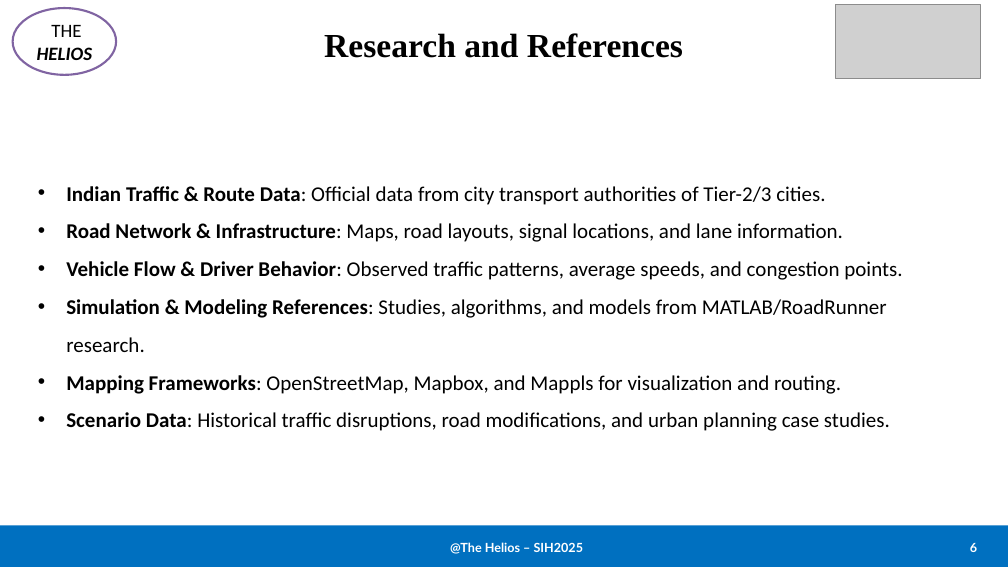
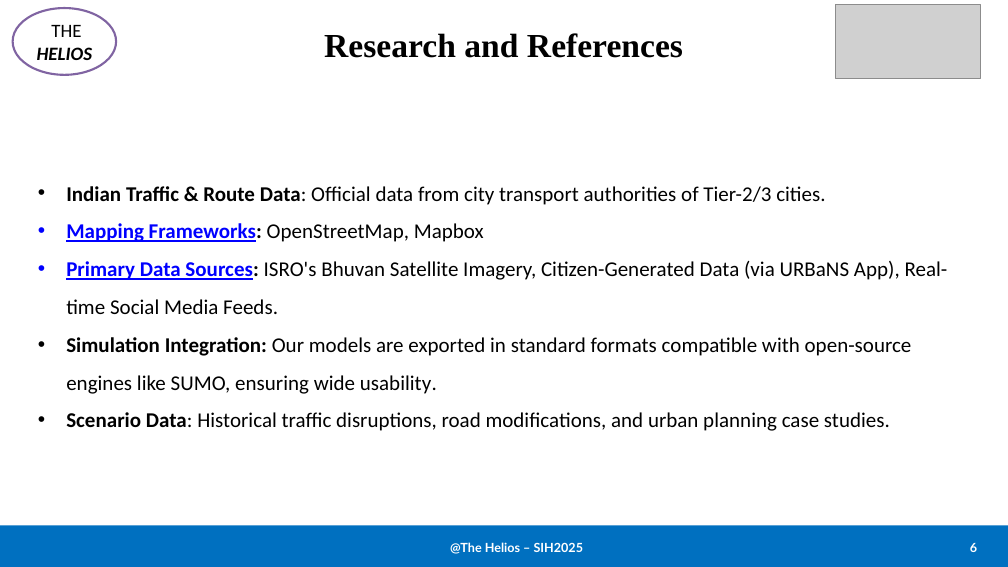
Before and after one commit to vrushal09/URBaNS, a slide deck: slide 6 of Docs/Helios_URBaNS.pptx. Drawn at 1008x567 pixels with LibreOffice and Linux fonts; fonts in the diff are those of the drawing; grey boxes stand for pictures. Boxes give left, top, right and bottom in pixels: in the first picture for what was removed or moved away, otherwise in the second. Text is boxed around its words. In the diff, an @@ line names an element or a change of style, - is before the commit and + after.

```diff
--- a/Docs/Helios_URBaNS.pptx
+++ b/Docs/Helios_URBaNS.pptx
@@ text at [66, 223, 948, 394]: text changed @@
-• Road Network & Infrastructure: Maps, road layouts, signal locations, and lane information.
-• Vehicle Flow & Driver Behavior: Observed traffic patterns, average speeds, and congestion points.
-• Simulation & Modeling References: Studies, algorithms, and models from MATLAB/RoadRunner research.
-• Mapping Frameworks: OpenStreetMap, Mapbox, and Mappls for visualization and routing.
+• Mapping Frameworks: OpenStreetMap, Mapbox
+• Primary Data Sources: ISRO's Bhuvan Satellite Imagery, Citizen-Generated Data (via URBaNS App), Real-time Social Media Feeds.
+• Simulation Integration: Our models are exported in standard formats compatible with open-source engines like SUMO, ensuring wide usability.
```
Also in this commit, not shown: 4 other slides changed.
